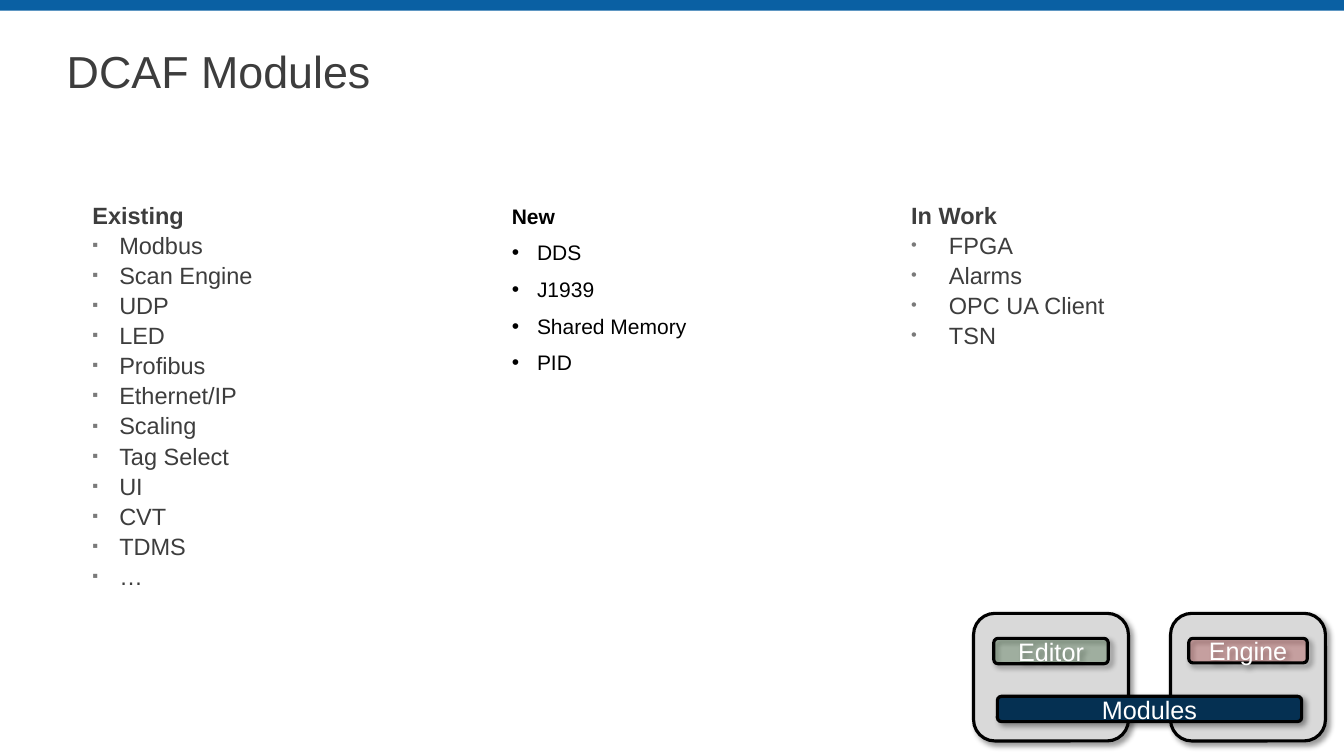
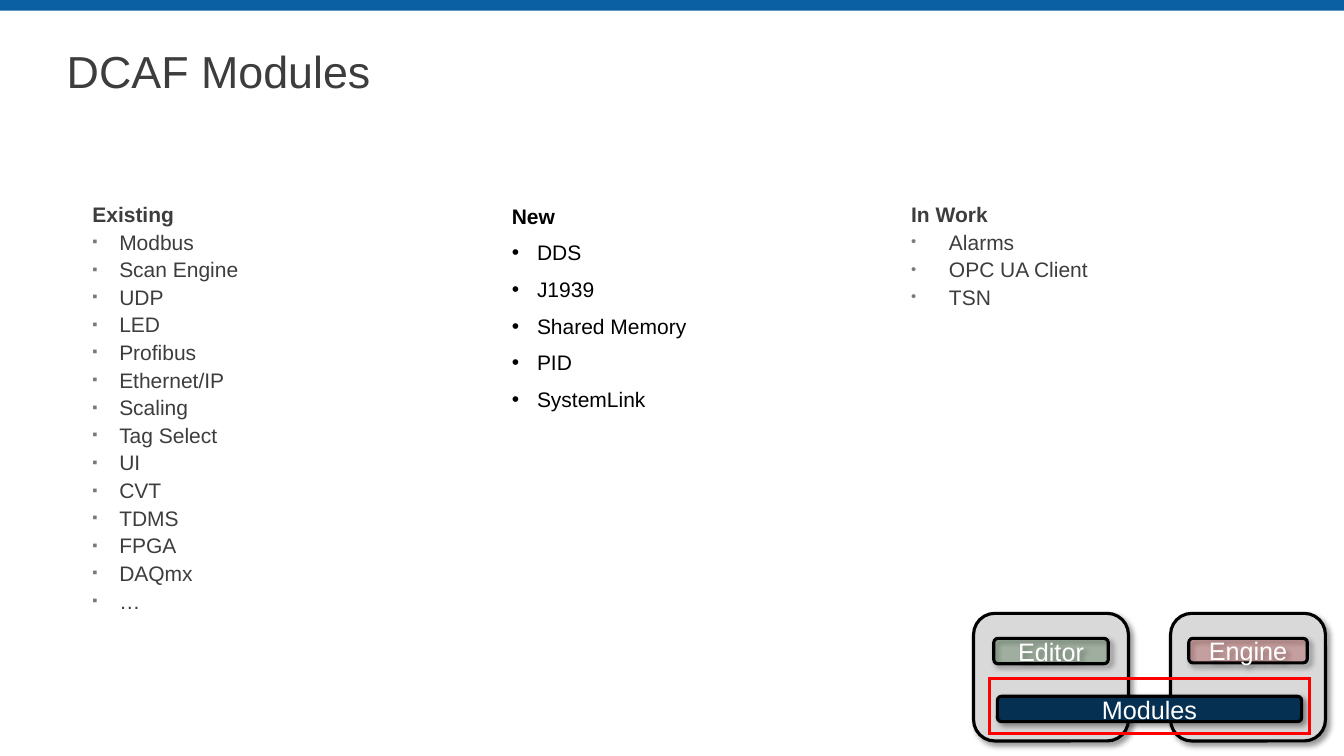
Before and after one commit to LabVIEW-DCAF/Documentation, a slide deck: slide 16 of Trunk/Getting Started Material/DCAF Training/1 Introduction to DCAF.pptx (slide 14 before the commit). Drawn at 1344x756 pixels with LibreOffice and Linux fonts; fonts in the diff are those of the drawing; background and template pictures are left out. Boxes give left, top, right and bottom in pixels: in the first picture for what was removed or moved away, otherwise in the second. Text is boxed around its words. In the diff, an @@ line names an element or a change of style, - is before the commit and + after.

```diff
--- a/Trunk/Getting Started Material/DCAF Training/1 Introduction to DCAF.pptx
+++ b/Trunk/Getting Started Material/DCAF Training/1 Introduction to DCAF.pptx
@@ text at (x1=92, y1=206, x2=238, y2=526): size 16.8 to 15 pt in "Existing", "Modbus", "Scan Engine", "UDP" and 9 more places @@
@@ text "In Work" at (x1=911, y1=206, x2=1088, y2=305): size 16.8 to 15 pt @@
@@ text at (x1=949, y1=237, x2=1013, y2=255): paragraph removed @@
-• FPGA
@@ text at (x1=537, y1=391, x2=645, y2=412): paragraph added @@
+• SystemLink
@@ text at (x1=119, y1=538, x2=192, y2=585): paragraphs added @@
+▪ FPGA
+▪ DAQmx
@@ rectangle added at (x1=990, y1=679, x2=1310, y2=734), outline #FF0000 2.25 pt @@
```
Also in this commit, not shown: 19 other slides changed, 10 slides added.
